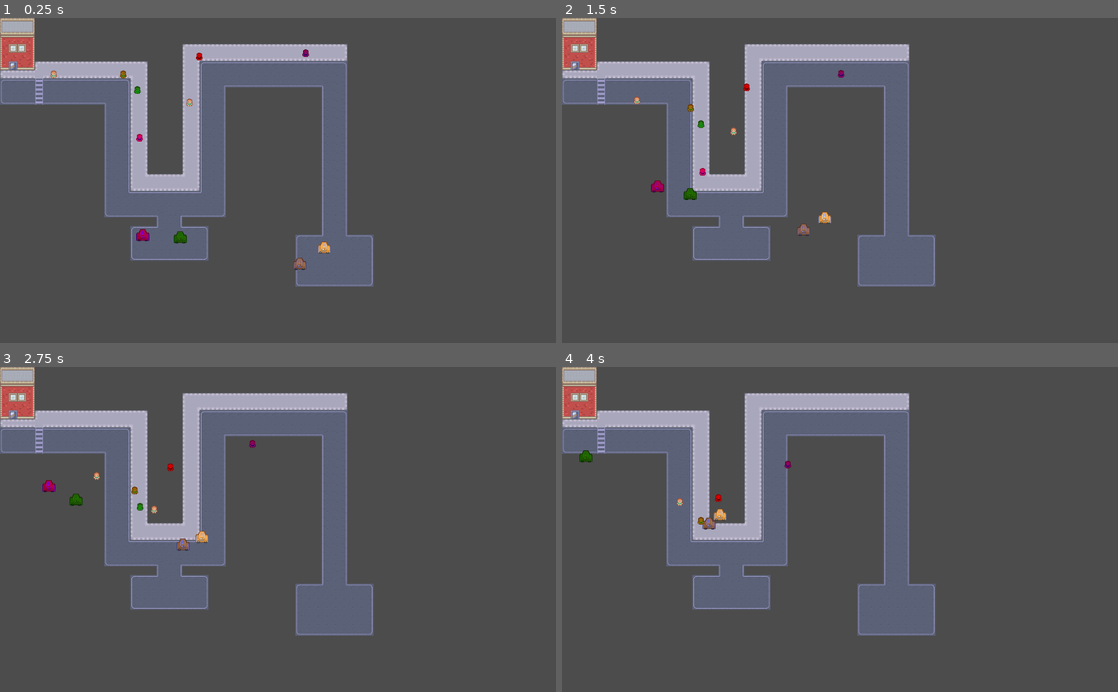
Above: before the commit, frames 1-4 (two rows, left to right).
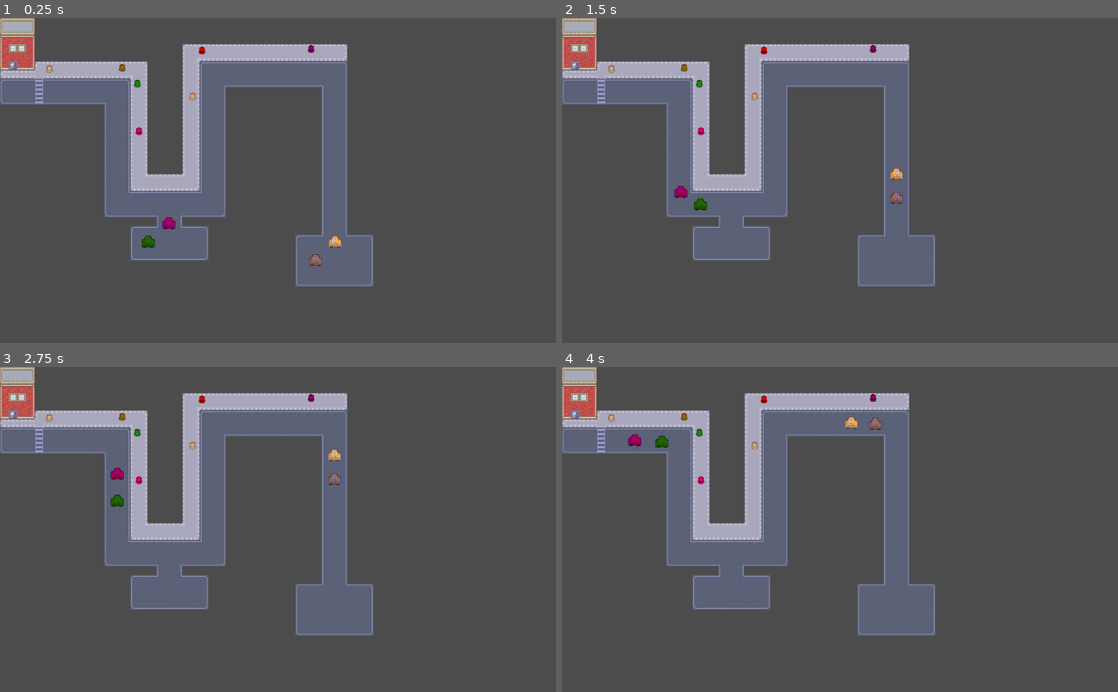
Above: after the commit, the same moments.

Repository: CSMA-Technology/godot-nav2d-tutorial
Game: Godot game, scene res://GodotTown.tscn
Two runs of this game, one before a commit and one after it. Both use one fixed random seed, a clock stepped at 60 frames per second and the inputs below.
Inputs:
- Up to frame 1 (0.25 s): no input
- Up to frame 2 (1.5 s): no input
- Up to frame 3 (2.75 s): no input
- Up to frame 4 (4 s): no input

The runs differ from the first frame. In frame 1, 0.9% of the frame differs, in the area x 8-62%, y 8-78%; in frame 2, 0.9%, in the area x 8-62%, y 8-68%; in frame 3, 0.9%; in frame 4, 0.8%.

Commit message:
added nav for cars

Diff:
--- a/GodotTown.tscn
+++ b/GodotTown.tscn
@@ -1,8 +1,48 @@
-[gd_scene load_steps=6 format=2]
+[gd_scene load_steps=14 format=2]
 
 [ext_resource path="res://assets/tilemap_packed.png" type="Texture" id=1]
 [ext_resource path="res://Car.tscn" type="PackedScene" id=2]
 [ext_resource path="res://Pedestrian.tscn" type="PackedScene" id=3]
+
+[sub_resource type="NavigationPolygon" id=4]
+vertices = PoolVector2Array( 0, 0, 16, 0, 16, 16, 0, 16 )
+polygons = [ PoolIntArray( 0, 1, 2, 3 ) ]
+outlines = [ PoolVector2Array( 0, 0, 16, 0, 16, 16, 0, 16 ) ]
+
+[sub_resource type="NavigationPolygon" id=7]
+vertices = PoolVector2Array( 0, 0, 16, 0, 16, 16, 0, 16 )
+polygons = [ PoolIntArray( 0, 1, 2, 3 ) ]
+outlines = [ PoolVector2Array( 0, 0, 16, 0, 16, 16, 0, 16 ) ]
+
+[sub_resource type="NavigationPolygon" id=15]
+vertices = PoolVector2Array( 0, 0, 16, 0, 16, 16, 0, 16 )
+polygons = [ PoolIntArray( 0, 1, 2, 3 ) ]
+outlines = [ PoolVector2Array( 0, 0, 16, 0, 16, 16, 0, 16 ) ]
+
+[sub_resource type="NavigationPolygon" id=16]
+vertices = PoolVector2Array( 0, 0, 16, 0, 16, 16, 0, 16 )
+polygons = [ PoolIntArray( 0, 1, 2, 3 ) ]
+outlines = [ PoolVector2Array( 0, 0, 16, 0, 16, 16, 0, 16 ) ]
+
+[sub_resource type="NavigationPolygon" id=17]
+vertices = PoolVector2Array( 0, 0, 16, 0, 16, 16, 0, 16 )
+polygons = [ PoolIntArray( 0, 1, 2, 3 ) ]
+outlines = [ PoolVector2Array( 0, 0, 16, 0, 16, 16, 0, 16 ) ]
+
+[sub_resource type="NavigationPolygon" id=18]
+vertices = PoolVector2Array( 0, 0, 16, 0, 16, 16, 0, 16 )
+polygons = [ PoolIntArray( 0, 1, 2, 3 ) ]
+outlines = [ PoolVector2Array( 0, 0, 16, 0, 16, 16, 0, 16 ) ]
+
+[sub_resource type="NavigationPolygon" id=19]
+vertices = PoolVector2Array( 0, 0, 16, 0, 16, 16, 0, 16 )
+polygons = [ PoolIntArray( 0, 1, 2, 3 ) ]
+outlines = [ PoolVector2Array( 0, 0, 16, 0, 16, 16, 0, 16 ) ]
+
+[sub_resource type="NavigationPolygon" id=20]
+vertices = PoolVector2Array( 0, 0, 16, 0, 16, 16, 0, 16 )
+polygons = [ PoolIntArray( 0, 1, 2, 3 ) ]
+outlines = [ PoolVector2Array( 0, 0, 16, 0, 16, 16, 0, 16 ) ]
 
 [sub_resource type="TileSet" id=1]
 0/name = "Roads"
@@ -15,7 +55,7 @@
 0/autotile/tile_size = Vector2( 16, 16 )
 0/autotile/spacing = 0
 0/autotile/occluder_map = [  ]
-0/autotile/navpoly_map = [  ]
+0/autotile/navpoly_map = [ Vector2( 0, 1 ), SubResource( 4 ), Vector2( 1, 1 ), SubResource( 7 ), Vector2( 7, 1 ), SubResource( 15 ), Vector2( 7, 2 ), SubResource( 16 ), Vector2( 8, 1 ), SubResource( 17 ), Vector2( 8, 2 ), SubResource( 18 ), Vector2( 9, 1 ), SubResource( 19 ), Vector2( 9, 2 ), SubResource( 20 ) ]
 0/autotile/priority_map = [ Vector3( 1, 0, 2 ) ]
 0/autotile/z_index_map = [  ]
 0/occluder_offset = Vector2( 0, 0 )
@@ -120,8 +160,9 @@
 [node name="Roads" type="TileMap" parent="."]
 tile_set = SubResource( 1 )
 cell_size = Vector2( 16, 16 )
+bake_navigation = true
 format = 1
-tile_data = PoolIntArray( 0, 3, 8, 1, 3, 9, 2, 3, 9, 3, 3, 1 …(569 unchanged characters)…  1, 327718, 0, 1, 327719, 0, 65542, 393216, 0, 65541, 393239, 0, 131074, 393240, 0, 65545, 393241, …(6164 unchanged characters)…
+tile_data = PoolIntArray( 0, 3, 8, 1, 3, 9, 2, 3, 9, 3, 3, 1 …(569 unchanged characters)…  1, 327718, 0, 1, 327719, 0, 65542, 393239, 0, 131074, 393240, 0, 65545, 393241, …(6164 unchanged characters)…
 
 [node name="Sidewalks" type="TileMap" parent="."]
 tile_set = SubResource( 2 )
@@ -130,7 +171,7 @@
 tile_data = PoolIntArray( 196629, 0, 0, 196630, 0, 1, 196631, 0, 1, 196632, 0, 1, 196633, 0, 1, 196634, 0, 1, 196635, 0 …(2194 unchanged characters)…
 
 [node name="CarGoal" type="Node2D" parent="."]
-position = Vector2( 8, 136 )
+position = Vector2( 23, 136 )
 
 [node name="PedestrianGoal" type="Node2D" parent="."]
 position = Vector2( 260, 301 )
@@ -141,28 +182,24 @@
 position = Vector2( 619, 436 )
 goal = NodePath("../../CarGoal")
 speed = 100
-flip_orientation = true
 
 [node name="Car2" parent="Cars" instance=ExtResource( 2 )]
 modulate = Color( 0.72549, 0, 0.87451, 1 )
-position = Vector2( 280, 420 )
-goal = NodePath("../../CarGoal")
-speed = 100
-flip_orientation = true
+position = Vector2( 309, 402 )
+goal = NodePath("../../CarGoal")
+speed = 100
 
 [node name="Car3" parent="Cars" instance=ExtResource( 2 )]
 modulate = Color( 0.639216, 0.623529, 0.952941, 1 )
 position = Vector2( 574, 468 )
 goal = NodePath("../../CarGoal")
 speed = 100
-flip_orientation = true
 
 [node name="Car4" parent="Cars" instance=ExtResource( 2 )]
 modulate = Color( 0.145098, 0.592157, 0, 1 )
-position = Vector2( 351, 422 )
-goal = NodePath("../../CarGoal")
-speed = 100
-flip_orientation = true
+position = Vector2( 264, 432 )
+goal = NodePath("../../CarGoal")
+speed = 100
 
 [node name="People" type="Node" parent="."]
 
--- a/Movable.gd
+++ b/Movable.gd
@@ -4,19 +4,24 @@
 onready var goal_pos = get_node(goal).global_position
 export var speed = 50
 export var arrival_tolerance = 10
-export var flip_orientation = false
-
+export var nav_layer = 1
 var path = null
+var path_idx = 0
 
 func _physics_process(delta):
 	if global_position.distance_to(goal_pos) <= arrival_tolerance:
 		queue_free()
-	move_towards_goal(delta * speed)
+	else:
+		move_towards_goal(delta * speed)
 
 
 func move_towards_goal(speed):
-	var direction = (goal_pos - global_position).normalized()
+	if not path:
+		path = Navigation2DServer.map_get_path(get_world_2d().navigation_map, global_position, goal_pos, false, nav_layer)
+		path_idx = 0
+		return
+	while global_position.distance_to(path[path_idx]) <= arrival_tolerance:
+		path_idx += 1
+	var direction = (path[path_idx] - global_position).normalized()
 	var movement = direction * speed
-
-#	look_at(global_position + (direction * (-1 if flip_orientation else 1)))
 	move_and_collide(movement)
--- a/Pedestrian.tscn
+++ b/Pedestrian.tscn
@@ -9,6 +9,7 @@
 [node name="Pedestrian" type="KinematicBody2D"]
 script = ExtResource( 1 )
 goal = NodePath("../../PedestrianGoal")
+nav_layer = 2
 
 [node name="Sprite" type="Sprite" parent="."]
 texture = ExtResource( 2 )
